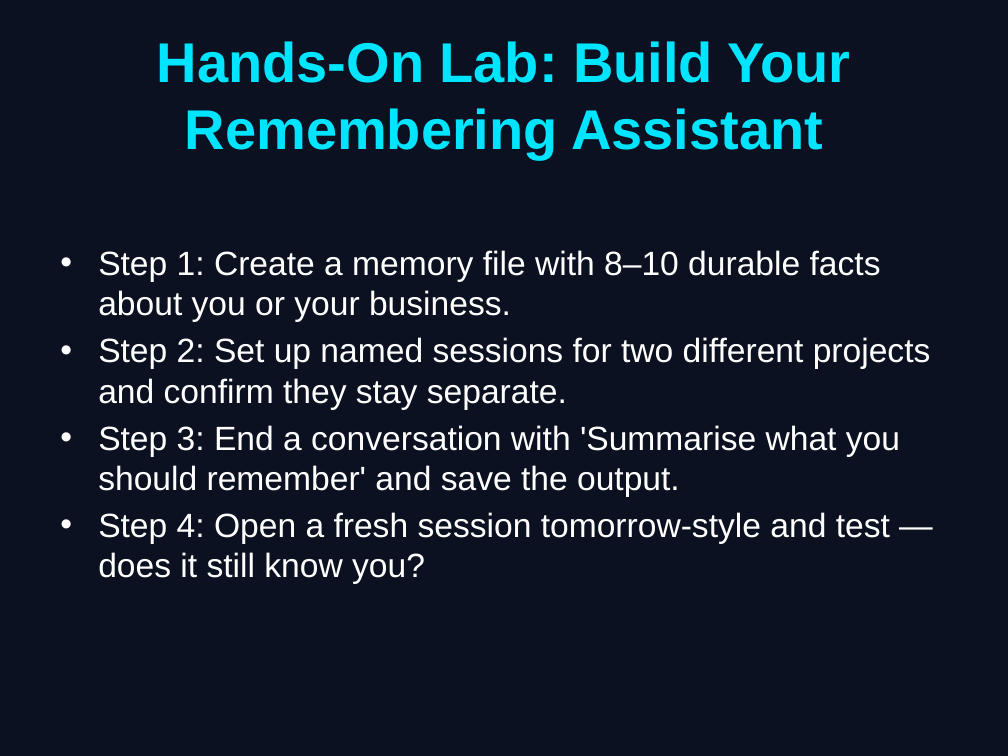
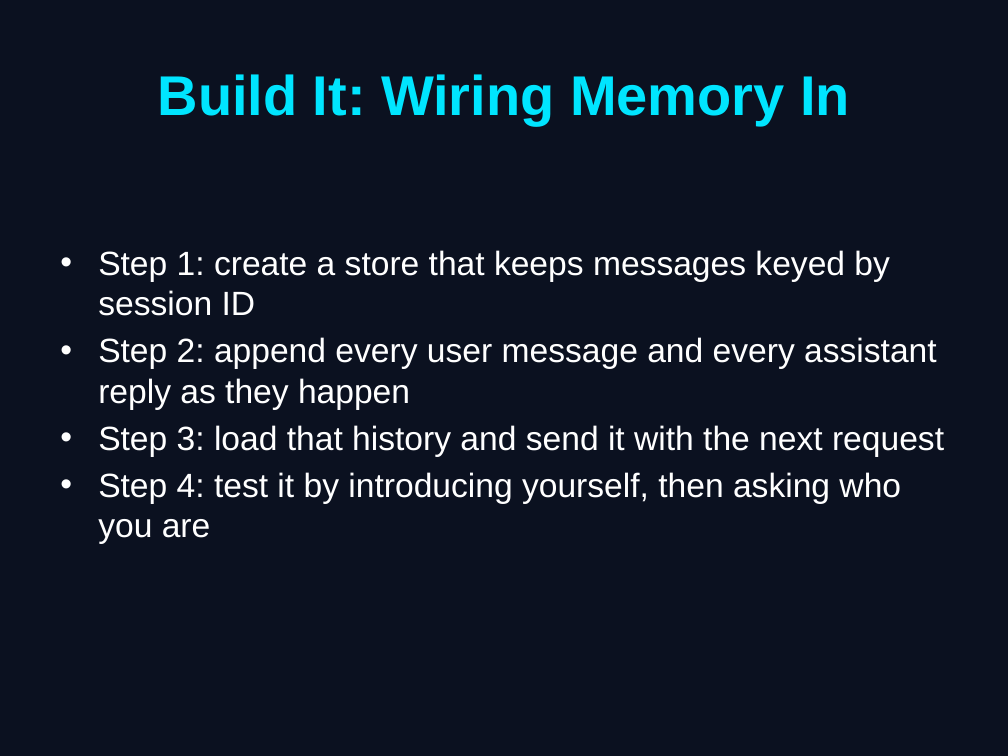
Before and after one commit to INTeniola/agentic-courses, a slide deck: slide 7 of ai-beginner-bootcamp-outline/day_3/Day_3_Slides.pptx (slide 8 before the commit). Drawn at 1008x756 pixels with LibreOffice and Linux fonts; fonts in the diff are those of the drawing. Boxes give left, top, right and bottom in pixels: in the first picture for what was removed or moved away, otherwise in the second. Text is boxed around its words. In the diff, an @@ line names an element or a change of style, - is before the commit and + after.

```diff
--- a/ai-beginner-bootcamp-outline/day_3/Day_3_Slides.pptx
+++ b/ai-beginner-bootcamp-outline/day_3/Day_3_Slides.pptx
@@ title at [158, 74, 850, 125]: text changed @@
-Hands-On Lab: Build Your Remembering Assistant
+Build It: Wiring Memory In
@@ text at [98, 250, 944, 544]: text changed @@
-• Step 1: Create a memory file with 8–10 durable facts about you or your business.
-• Step 2: Set up named sessions for two different projects and confirm they stay separate.
-• Step 3: End a conversation with 'Summarise what you should remember' and save the output.
-• Step 4: Open a fresh session tomorrow-style and test — does it still know you?
+• Step 1: create a store that keeps messages keyed by session ID
+• Step 2: append every user message and every assistant reply as they happen
+• Step 3: load that history and send it with the next request
+• Step 4: test it by introducing yourself, then asking who you are
```
Also in this commit, not shown: 5 other slides changed, 2 slides added, 2 slides removed, 35 other files.
